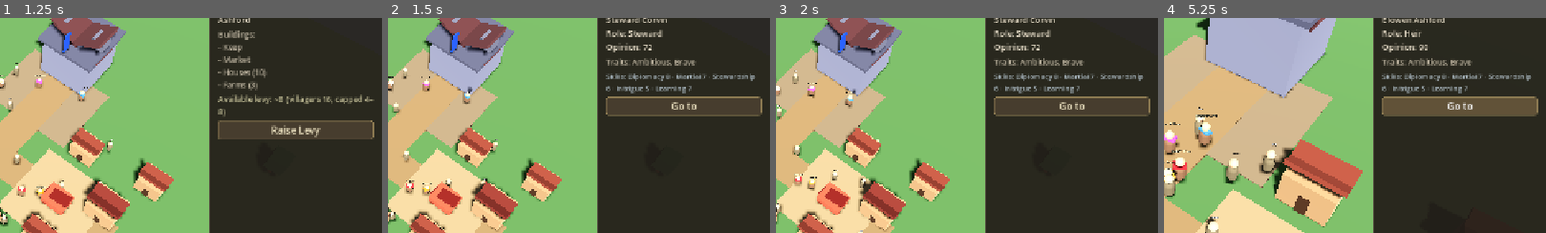
Above: before the commit, frames 1-4 (left to right).
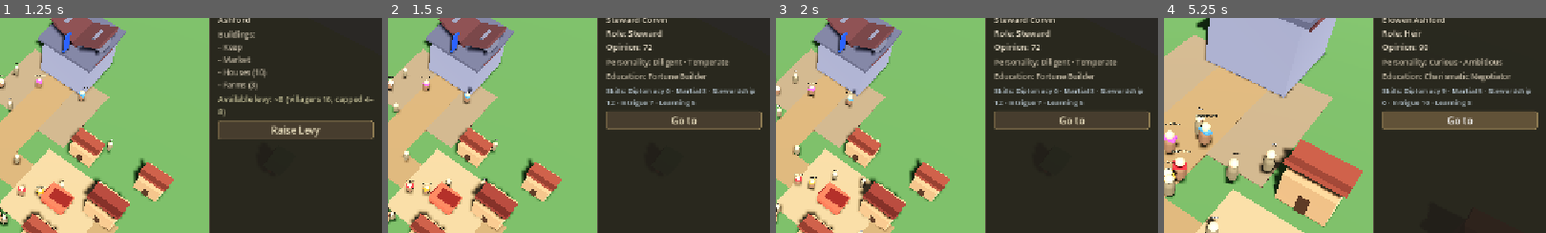
Above: after the commit, the same moments.

Repository: lpoyoll/Realm-of-Kings
Game: Godot game, scene res://scenes/main.tscn
Same seed, same stepped clock (60 frames per second), same inputs: the game is played once before the commit and once after it.
Inputs:
- Up to frame 1 (1.25 s): click "Ashford" at 0.5 s
- Up to frame 2 (1.5 s): click "Steward Corvin" at 1.25 s
- Up to frame 3 (2 s): no input
- Up to frame 4 (5.25 s): click "Captain Rhea" at 2 s; click "Father Alden" at 2.75 s; click "Mira Goods" at 3.5 s; click "Elowen Ashford" at 4.25 s; click "Go to" at 5 s
The pictures show only the part of the screen within x 49-99%, y 22-72%; the shares and areas given below are measured in that part.

Frame 1 is identical in both runs. In frame 2, 7.1% of the frame differs, in the area x 57-98%, y 18-52%; in frame 3, 7.1%; in frame 4, 7.5%.

Commit message:
Character traits first: per-person sheet stubs in dossier.
Add CharacterSheet resource (personality, education, 5 skills) and wire distinct stubs for Aldric and named NPCs into inspect data / CK3 side panel.

Diff:
--- /dev/null
+++ b/data/character_sheet.gd
@@ -0,0 +1,45 @@
+class_name CharacterSheet
+extends Resource
+## Stub personality traits, education, and five CK-like skills for character dossiers.
+
+@export var personality_traits: PackedStringArray = PackedStringArray()
+@export var education: String = ""
+@export var diplomacy: int = 5
+@export var martial: int = 5
+@export var stewardship: int = 5
+@export var intrigue: int = 5
+@export var learning: int = 5
+
+func traits_line() -> String:
+	if personality_traits.is_empty():
+		return "Personality: -"
+	return "Personality: %s" % " · ".join(personality_traits)
+
+func education_line() -> String:
+	if education.is_empty():
+		return "Education: -"
+	return "Education: %s" % education
+
+func skills_line() -> String:
+	return "Skills: Diplomacy %d · Martial %d · Stewardship %d · Intrigue %d · Learning %d" % [
+		diplomacy, martial, stewardship, intrigue, learning
+	]
+
+static func make(
+	traits: PackedStringArray,
+	edu: String,
+	dip: int,
+	mar: int,
+	stew: int,
+	intr: int,
+	learn: int
+) -> CharacterSheet:
+	var s := CharacterSheet.new()
+	s.personality_traits = traits
+	s.education = edu
+	s.diplomacy = dip
+	s.martial = mar
+	s.stewardship = stew
+	s.intrigue = intr
+	s.learning = learn
+	return s
--- a/scripts/main.gd
+++ b/scripts/main.gd
@@ -32,16 +32,76 @@
 
 func _spawn_ruler() -> void:
 	ruler = RULER_SCENE.instantiate()
+	ruler.sheet = CharacterSheet.make(
+		PackedStringArray(["Ambitious", "Just"]),
+		"Skilled Tactician",
+		8, 7, 9, 5, 6
+	)
 	add_child(ruler)
 	ruler.global_position = Vector3(0, 0.2, 4)
 
 func _spawn_npcs() -> void:
 	var defs := [
-		{"name": "Steward Corvin", "role": "Steward", "opinion": 72, "pos": Vector3(1.5, 0.2, -10.5), "color": Color(0.35, 0.55, 0.85)},
-		{"name": "Captain Rhea", "role": "Captain", "opinion": 65, "pos": Vector3(6, 0.2, 5), "color": Color(0.75, 0.25, 0.25)},
-		{"name": "Father Alden", "role": "Priest", "opinion": 58, "pos": Vector3(-5.5, 0.2, -3.5), "color": Color(0.9, 0.9, 0.85)},
-		{"name": "Mira Goods", "role": "Merchant", "opinion": 48, "pos": Vector3(8, 0.2, 3.5), "color": Color(0.85, 0.55, 0.15)},
-		{"name": "Elowen Ashford", "role": "Heir", "opinion": 90, "pos": Vector3(-2, 0.2, -9), "color": Color(0.7, 0.35, 0.75)},
+		{
+			"name": "Steward Corvin",
+			"role": "Steward",
+			"opinion": 72,
+			"pos": Vector3(1.5, 0.2, -10.5),
+			"color": Color(0.35, 0.55, 0.85),
+			"sheet": CharacterSheet.make(
+				PackedStringArray(["Diligent", "Temperate"]),
+				"Fortune Builder",
+				6, 3, 12, 7, 5
+			),
+		},
+		{
+			"name": "Captain Rhea",
+			"role": "Captain",
+			"opinion": 65,
+			"pos": Vector3(6, 0.2, 5),
+			"color": Color(0.75, 0.25, 0.25),
+			"sheet": CharacterSheet.make(
+				PackedStringArray(["Brave", "Wrathful"]),
+				"Brilliant Strategist",
+				4, 14, 5, 6, 3
+			),
+		},
+		{
+			"name": "Father Alden",
+			"role": "Priest",
+			"opinion": 58,
+			"pos": Vector3(-5.5, 0.2, -3.5),
+			"color": Color(0.9, 0.9, 0.85),
+			"sheet": CharacterSheet.make(
+				PackedStringArray(["Zealous", "Compassionate"]),
+				"Theologian",
+				7, 2, 4, 3, 13
+			),
+		},
+		{
+			"name": "Mira Goods",
+			"role": "Merchant",
+			"opinion": 48,
+			"pos": Vector3(8, 0.2, 3.5),
+			"color": Color(0.85, 0.55, 0.15),
+			"sheet": CharacterSheet.make(
+				PackedStringArray(["Gregarious", "Greedy"]),
+				"Midwell Educated",
+				10, 3, 11, 8, 6
+			),
+		},
+		{
+			"name": "Elowen Ashford",
+			"role": "Heir",
+			"opinion": 90,
+			"pos": Vector3(-2, 0.2, -9),
+			"color": Color(0.7, 0.35, 0.75),
+			"sheet": CharacterSheet.make(
+				PackedStringArray(["Curious", "Ambitious"]),
+				"Charismatic Negotiator",
+				9, 5, 6, 10, 8
+			),
+		},
 	]
 	for d in defs:
 		var npc = NPC_SCENE.instantiate()
@@ -49,11 +109,12 @@
 		npc.role = d.role
 		npc.opinion = d.opinion
 		npc.accent_color = d.color
+		npc.sheet = d.sheet
 		add_child(npc)
 		npc.global_position = d.pos
 
 func _spawn_villagers() -> void:
-	# ~16 villagers so a levy of 4â€“8 leaves civilians remaining
+	# ~16 villagers so a levy of 4–8 leaves civilians remaining
 	var names := [
 		"Bram", "Elsa", "Tomlin", "Nessa", "Hud", "Petra", "Owen", "Kira",
 		"Joss", "Willa", "Edda", "Rolf", "Mara", "Seth", "Lina", "Garr"
@@ -164,7 +225,7 @@
 		get_tree().quit()
 		return
 	if event.is_action_pressed("muster"):
-		# Optional shortcut â€” canonical path is holding panel Raise Levy
+		# Optional shortcut — canonical path is holding panel Raise Levy
 		_do_muster()
 		return
 	if event.is_action_pressed("pause"):
@@ -187,7 +248,7 @@
 	var collider: Object = hit.get("collider")
 	var node: Node = collider as Node
 	while node:
-		# Soldier â†’ select owning army
+		# Soldier → select owning army
 		if node.is_in_group("soldiers"):
 			_select_army()
 			return
@@ -236,7 +297,7 @@
 
 func _try_army_move() -> void:
 	# Only when army is the current selection (CK3-like order flow)
-	var army_selected := false
+	var army_selected: bool = false
 	if hud and "sel_kind" in hud:
 		army_selected = hud.sel_kind == hud.SelKind.ARMY
 	elif selected == army:
--- a/scripts/ui/ck3_shell.gd
+++ b/scripts/ui/ck3_shell.gd
@@ -60,6 +60,7 @@
 var _realm_body: Label
 var _char_body: Label
 var _char_traits: Label
+var _char_education: Label
 var _char_skills: Label
 var _char_dynasty: Label
 var _army_body: Label
@@ -420,10 +421,13 @@
 	_char_dynasty = _label("", 13, Color(0.95, 0.85, 0.45))
 	_char_dynasty.autowrap_mode = TextServer.AUTOWRAP_WORD_SMART
 	_character_panel.add_child(_char_dynasty)
-	_char_traits = _label("Traits: Ambitious, Brave", 13, Color(0.78, 0.74, 0.66))
+	_char_traits = _label("Personality: -", 13, Color(0.78, 0.74, 0.66))
 	_char_traits.autowrap_mode = TextServer.AUTOWRAP_WORD_SMART
 	_character_panel.add_child(_char_traits)
-	_char_skills = _label("Skills: Diplomacy 8 · Martial 7 · Stewardship 6 · Intrigue 5 · Learning 7", 12, Color(0.72, 0.78, 0.82))
+	_char_education = _label("Education: -", 13, Color(0.78, 0.74, 0.66))
+	_char_education.autowrap_mode = TextServer.AUTOWRAP_WORD_SMART
+	_character_panel.add_child(_char_education)
+	_char_skills = _label("Skills: -", 12, Color(0.72, 0.78, 0.82))
 	_char_skills.autowrap_mode = TextServer.AUTOWRAP_WORD_SMART
 	_character_panel.add_child(_char_skills)
 	_goto_btn = Button.new()
@@ -670,17 +674,11 @@
 			_char_dynasty.text = ""
 
 	if _char_traits:
-		if is_ruler:
-			_char_traits.text = "Traits: Ambitious, Brave, Just"
-		else:
-			_char_traits.text = "Traits: Ambitious, Brave"
-
+		_char_traits.text = str(data.get("traits_line", "Personality: -"))
+	if _char_education:
+		_char_education.text = str(data.get("education_line", "Education: -"))
 	if _char_skills:
-		if is_ruler:
-			_char_skills.text = "Skills: Diplomacy 8 · Martial 7 · Stewardship 9 · Intrigue 5 · Learning 6"
-		else:
-			_char_skills.text = "Skills: Diplomacy 8 · Martial 7 · Stewardship 6 · Intrigue 5 · Learning 7"
-
+		_char_skills.text = str(data.get("skills_line", "Skills: -"))
 func _populate_army(node: Node) -> void:
 	var count := 0
 	var army_node: Node = army if army else node
--- a/scripts/units/character_motor.gd
+++ b/scripts/units/character_motor.gd
@@ -5,11 +5,18 @@
 @export var display_name: String = "Aldric Ashford"
 @export var role: String = "Baron"
 @export var opinion: int = 100
+@export var sheet: CharacterSheet
 
 var _gravity: float = ProjectSettings.get_setting("physics/3d/default_gravity")
 
 func _ready() -> void:
 	add_to_group("ruler")
+	if sheet == null:
+		sheet = CharacterSheet.make(
+			PackedStringArray(["Ambitious", "Just"]),
+			"Skilled Tactician",
+			8, 7, 9, 5, 6
+		)
 	if has_node("NameLabel"):
 		($NameLabel as Label3D).text = display_name
 
@@ -48,9 +55,27 @@
 	move_and_slide()
 
 func get_inspect_data() -> Dictionary:
-	return {
+	var data: Dictionary = {
 		"name": display_name,
 		"role": role,
 		"opinion": opinion,
 		"kind": "ruler",
 	}
+	_append_sheet_data(data)
+	return data
+
+func _append_sheet_data(data: Dictionary) -> void:
+	if sheet == null:
+		return
+	data["traits"] = sheet.personality_traits
+	data["education"] = sheet.education
+	data["skills"] = {
+		"diplomacy": sheet.diplomacy,
+		"martial": sheet.martial,
+		"stewardship": sheet.stewardship,
+		"intrigue": sheet.intrigue,
+		"learning": sheet.learning,
+	}
+	data["traits_line"] = sheet.traits_line()
+	data["education_line"] = sheet.education_line()
+	data["skills_line"] = sheet.skills_line()
--- a/scripts/units/npc_controller.gd
+++ b/scripts/units/npc_controller.gd
@@ -8,6 +8,7 @@
 @export var accent_color: Color = Color(0.7, 0.5, 0.3)
 @export var wander_radius: float = 2.0
 @export var move_speed: float = 1.4
+@export var sheet: CharacterSheet
 
 var _home: Vector3
 var _target: Vector3
@@ -16,6 +17,12 @@
 
 func _ready() -> void:
 	add_to_group("npcs")
+	if sheet == null:
+		sheet = CharacterSheet.make(
+			PackedStringArray(["Content"]),
+			"Amateurish Plotter",
+			5, 5, 5, 5, 5
+		)
 	_home = global_position
 	_pick_target()
 	_apply_accent()
@@ -86,9 +93,27 @@
 	add_child(label)
 
 func get_inspect_data() -> Dictionary:
-	return {
+	var data: Dictionary = {
 		"name": display_name,
 		"role": role,
 		"opinion": opinion,
 		"kind": "npc",
 	}
+	_append_sheet_data(data)
+	return data
+
+func _append_sheet_data(data: Dictionary) -> void:
+	if sheet == null:
+		return
+	data["traits"] = sheet.personality_traits
+	data["education"] = sheet.education
+	data["skills"] = {
+		"diplomacy": sheet.diplomacy,
+		"martial": sheet.martial,
+		"stewardship": sheet.stewardship,
+		"intrigue": sheet.intrigue,
+		"learning": sheet.learning,
+	}
+	data["traits_line"] = sheet.traits_line()
+	data["education_line"] = sheet.education_line()
+	data["skills_line"] = sheet.skills_line()
Not shown, added: data/character_sheet.gd.uid
Not shown, changed: README.md
